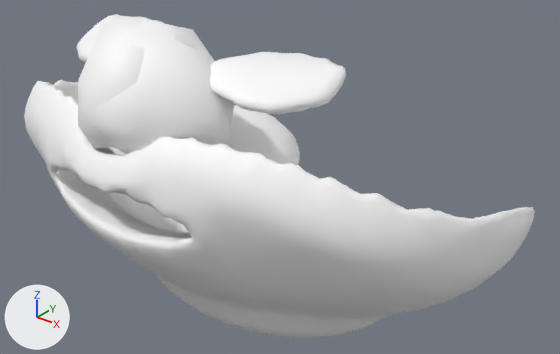
The glTF model apps/web/public/avatar-kit/beard/full-beard.glb: old version first, new version second.
Before and after are seen from a camera (50 mm lens) standing at (1.574, -2.278, 0.518) and looking at (0.143, -0.49, -0.591). The axes (+X, +Y, +Z) are drawn at lower left. The lights are the same throughout. The picture after the commit comes second. Both versions are drawn at full value of the shape key 'idNoseHook' of 'Mesh_0'; the numbers are the values there.
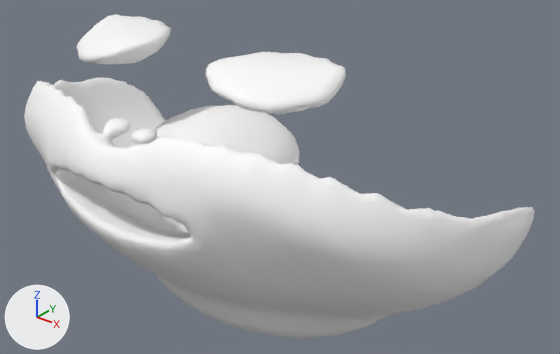
Diff of the bpy script that builds the scene:
```diff
--- a/apps/web/public/avatar-kit/beard/full-beard.glb.py
+++ b/apps/web/public/avatar-kit/beard/full-beard.glb.py
@@ me_mesh_0 @@
 # used by ob_mesh_0; parent = ob_part; location = (-1.138, 0.282, -1.642); scale = (0.000139, 0.000139, 0.000139)
-me_mesh_0.from_pydata(...)  # 4508 vertices, 9000 faces; spans x 1605.0..14778.0, y -10096.0..-2574.0, z 3314.0..11856.0
+me_mesh_0.from_pydata(...)  # 4508 vertices, 9000 faces; spans x 1008.0..15375.0, y -10935.0..-2808.0, z 3617.0..11917.0
+# me_mesh_0 part 1: 4508 of 4508 vertices moved; they spanned x 1605.0..14778.0, y -10096.0..-2574.0, z 3314.0..11856.0 and now span x 1008.0..15375.0, y -10935.0..-2808.0, z 3617.0..11917.0; mean shift (8.0, -603.0, 650.0)
 me_mesh_0.materials.append(mat_defaultmaterial)
@@ ob_mesh_0 @@
 ob_mesh_0.parent = ob_part
-ob_mesh_0.location = (-1.138, 0.282, -1.642)
-ob_mesh_0.scale = (0.000139, 0.000139, 0.000139)
+ob_mesh_0.location = (-1.043, 0.282, -1.642)
+ob_mesh_0.scale = (0.000128, 0.000128, 0.000128)
```

Where the change shows, as pixel boxes (x1, y1, x2, y2) in the pictures (560 x 354 px):
'Mesh_0', reshaped, moved, rescaled
    both: (24, 14, 535, 338)
